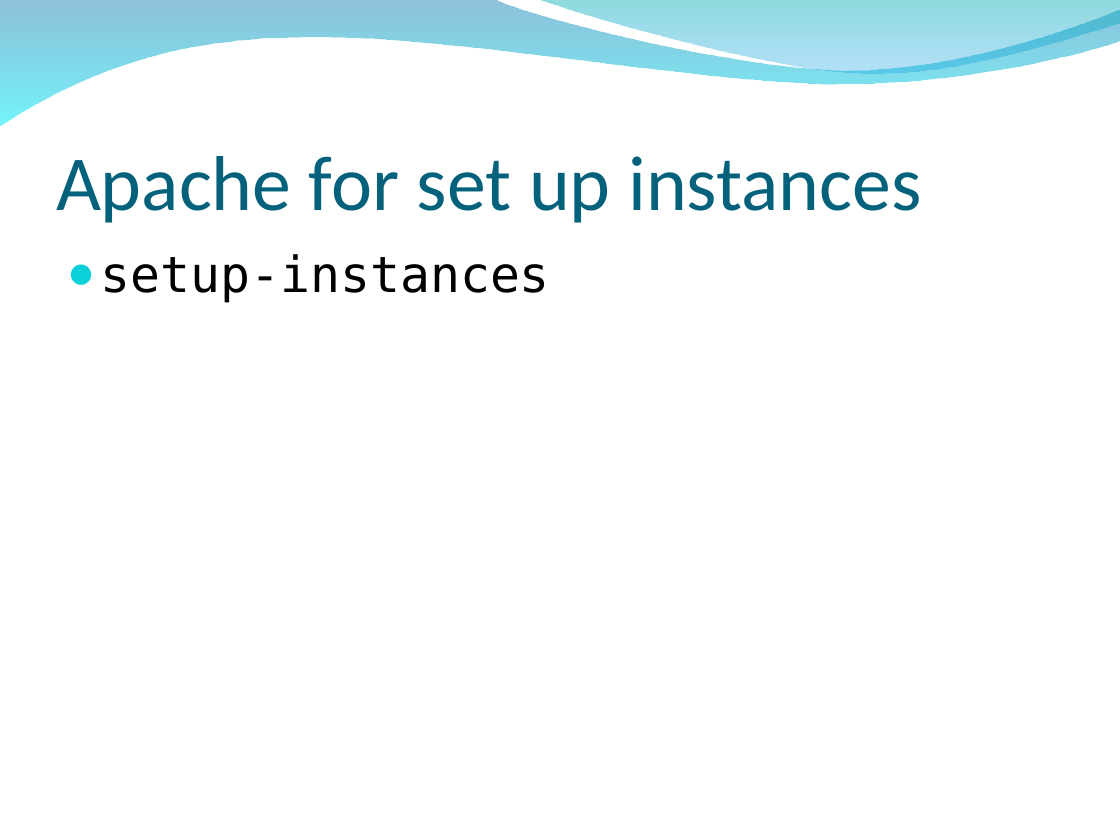
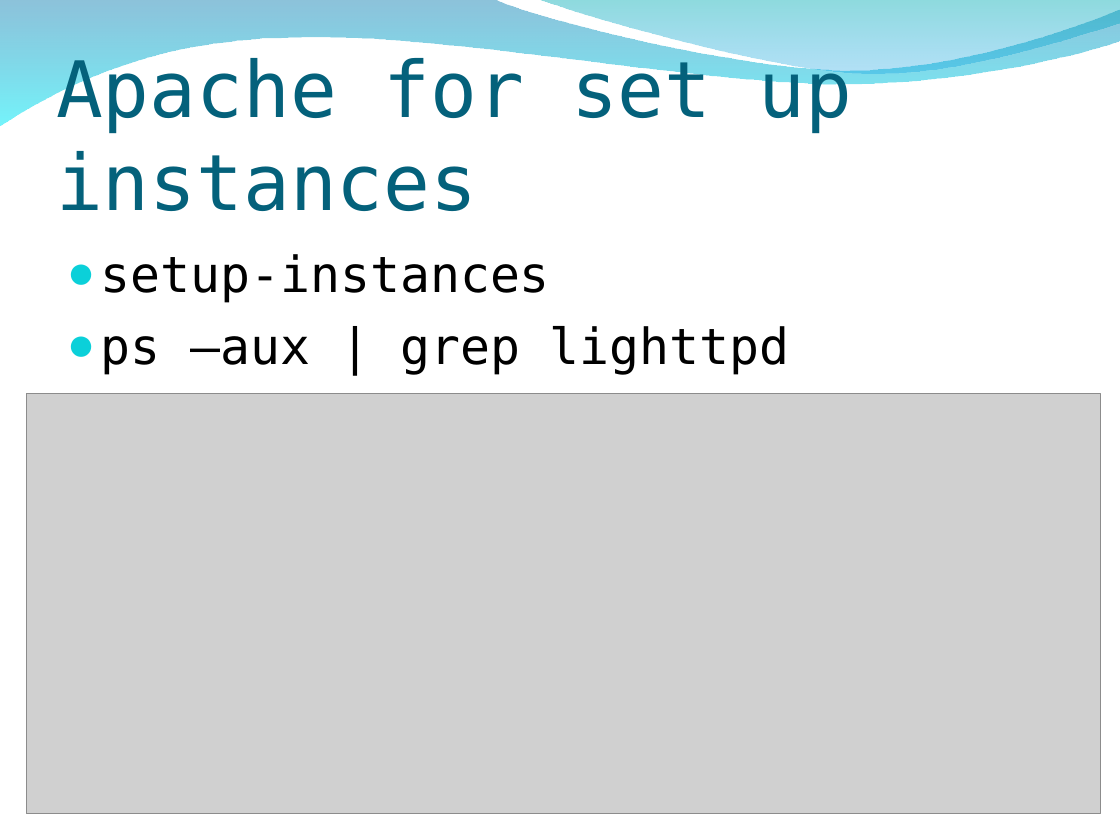
Before and after one commit to peter279k/regular_meeting, a slide deck: slide 42 of Proot.ppt. Drawn at 1120x840 pixels with LibreOffice and Linux fonts; fonts in the diff are those of the drawing; grey boxes stand for pictures; background and template pictures are left out. Boxes give left, top, right and bottom in pixels: in the first picture for what was removed or moved away, otherwise in the second. Text is boxed around its words. In the diff, an @@ line names an element or a change of style, - is before the commit and + after.

```diff
--- a/Proot.ppt
+++ b/Proot.ppt
@@ title "Apache for set up instances" at (56,54,852,211): font Calibri to DejaVu Sans Mono @@
@@ text at (100,326,790,375): paragraph added @@
+● ps –aux | grep lighttpd
@@ picture added at (26,394,1100,814) @@
```
Also in this commit, not shown: 1 other slide changed, 23 slides added.
